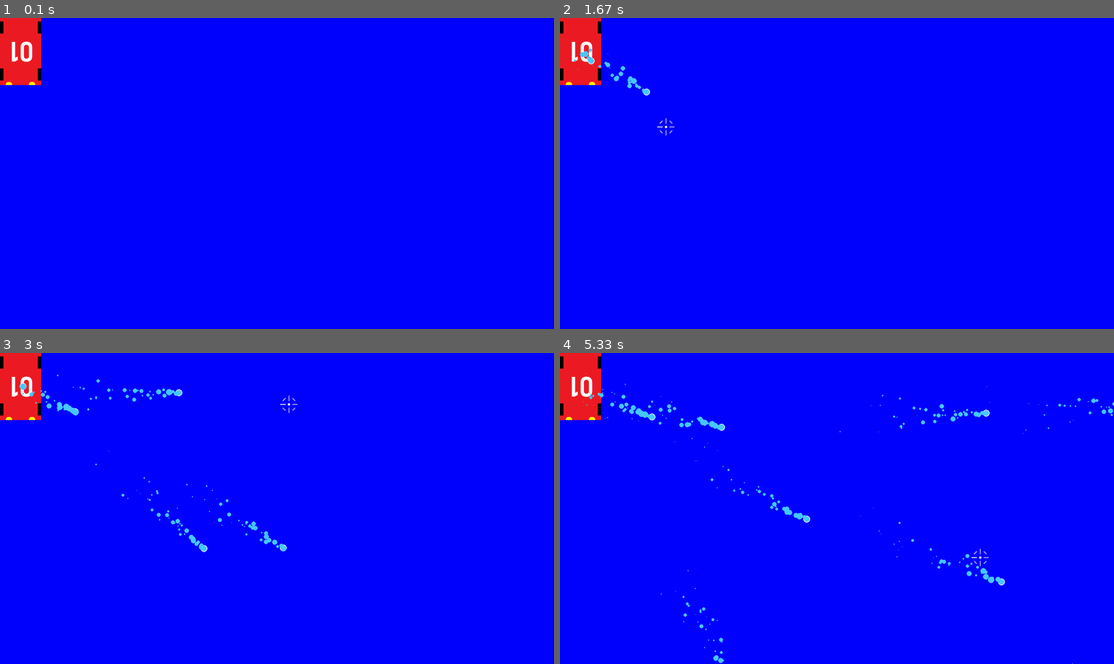
Above: before the commit, frames 1-4 (two rows, left to right).
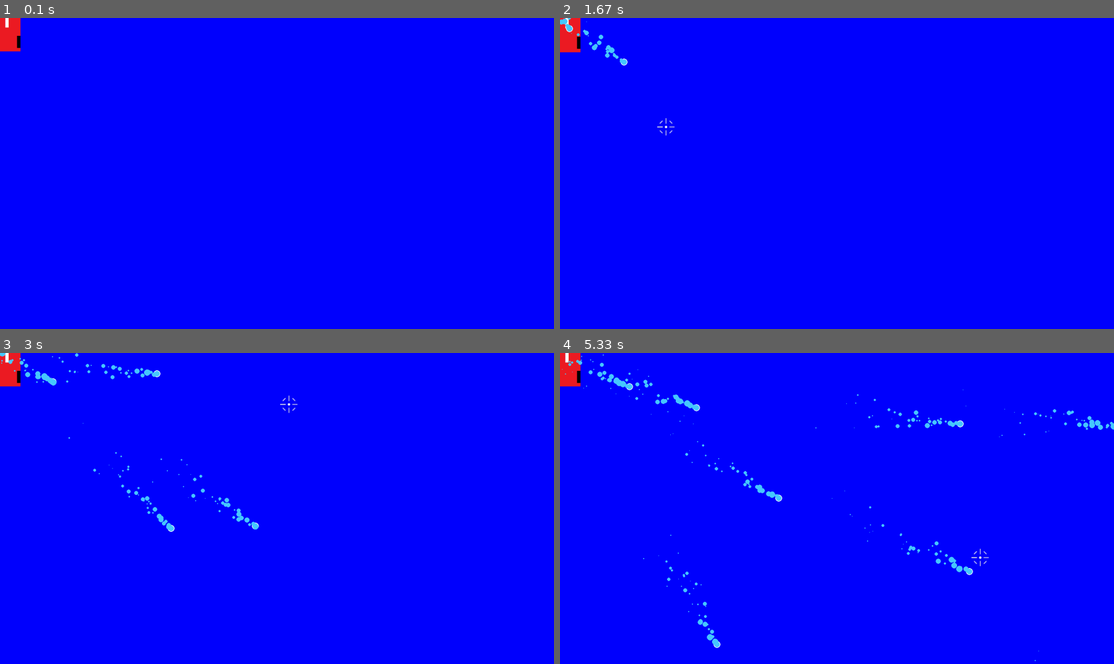
Above: after the commit, the same moments.

Repository: SilverSteelSam/PygameProject
Game: pygame game, started from main.py
The game is run twice, just before and just after one commit, with the same random seed, the same clock (stepped at 60 frames per second) and the same inputs.
Inputs (mouse positions are in pixels of both pictures, inside the frame that each line leads up to):
- Up to frame 1 (0.1 s): no input
- Up to frame 2 (1.67 s): hold Right 0.33-0.8 s; move the mouse to (814, 189) at 0.37 s; hold Up 0.83-1.13 s; move the mouse to (1014, 164) at 0.87 s; click (892, 241) at 1.22 s; hold Right from 1.5 s (still down); click (665, 126) at 1.58 s
- Up to frame 3 (3 s): release Right at 1.97 s; hold Left 2-2.53 s; click (360, 399) at 2.08 s; hold Down 2.57-2.87 s; click (343, 536) at 2.65 s; hold Left from 2.9 s (still down); click (288, 402) at 2.98 s
- Up to frame 4 (5.33 s): release Left at 3.3 s; hold Up 3.33-3.7 s; click (637, 499) at 3.42 s; hold Right 3.73-4.37 s; click (842, 542) at 3.82 s; hold Down 4.4-4.77 s; click (820, 455) at 4.48 s; hold Left 4.8-5.27 s; click (981, 558) at 4.88 s; hold Right from 5.3 s (still down)

The runs differ from the first frame. In frame 1, 1.3% of the frame differs, in the area x 0-8%, y 0-22%; in frame 2, 1.6%; in frame 3, 2.5%; in frame 4, 3.6%, in the area x 0-100%, y 0-100%.

Commit message:
fixed car wheeling

Diff:
--- a/main.py
+++ b/main.py
@@ -119,17 +119,31 @@
 class Car(pygame.sprite.Sprite):
     MAX_SPEED = 500 / FPS  # pixels per second
     BASE_IMAGE = pygame.image.load("data/car.png")
-
-    def __init__(self, x, y):
+    BASE_W = BASE_IMAGE.get_rect().width
+    BASE_H = BASE_IMAGE.get_rect().height
+
+
+    def __init__(self, x, y, trace):
         super().__init__()
         self.image = pygame.image.load("data/car.png").convert_alpha()
+
+        self.trace = trace
+
+        self.x = x
+        self.y = y
+
+        self.angle = 0
+
+        self.dif_x = (sin(self.angle / 180 * pi) * Car.BASE_H + cos(
+            self.angle / 180 * pi) * Car.BASE_W) / 2
+        self.dif_y = (cos(self.angle / 180 * pi) * Car.BASE_H + sin(
+            self.angle / 180 * pi) * Car.BASE_W) / 2
 
         self.rect = self.image.get_rect()
         self.rect.x = x
         self.rect.y = y
 
         self.spd = 0
-        self.angle = 180
 
     def draw(self, screen):
         screen.blit(self.image, (self.rect.x, self.rect.y))
@@ -142,12 +156,32 @@
 
     def wheeling(self, direction):
         self.angle += direction * self.spd / 5
+        self.angle %= 360
+
+        if 0 <= self.angle < 90:
+            self.dif_x = (sin(self.angle / 180 * pi) * Car.BASE_H + cos(self.angle / 180 * pi) * Car.BASE_W) / 2
+            self.dif_y = (cos(self.angle / 180 * pi) * Car.BASE_H + sin(self.angle / 180 * pi) * Car.BASE_W) / 2
+
+        if 90 <= self.angle < 180:
+            self.dif_x = (cos(self.angle % 90 / 180 * pi) * Car.BASE_H + sin(self.angle % 90 / 180 * pi) * Car.BASE_W) / 2
+            self.dif_y = (sin(self.angle % 90 / 180 * pi) * Car.BASE_H + cos(self.angle % 90 / 180 * pi) * Car.BASE_W) / 2
+
+        if 180 <= self.angle < 270:
+            self.dif_x = (sin(self.angle % 180 / 180 * pi) * Car.BASE_H + cos(self.angle % 180 / 180 * pi) * Car.BASE_W) / 2
+            self.dif_y = (cos(self.angle % 180 / 180 * pi) * Car.BASE_H + sin(self.angle % 180 / 180 * pi) * Car.BASE_W) / 2
+
+        if 270 <= self.angle < 360:
+            self.dif_x = (cos(self.angle % 270 / 180 * pi) * Car.BASE_H + sin(self.angle % 270 / 180 * pi) * Car.BASE_W) / 2
+            self.dif_y = (sin(self.angle % 270 / 180 * pi) * Car.BASE_H + cos(self.angle % 270 / 180 * pi) * Car.BASE_W) / 2
 
     def update(self):
         self.image = pygame.transform.rotate(Car.BASE_IMAGE, self.angle)
 
-        self.rect.y += self.spd * cos(self.angle * pi / 180)
-        self.rect.x += self.spd * sin(self.angle * pi / 180)
+        self.y += self.spd * cos(self.angle * pi / 180)
+        self.x += self.spd * sin(self.angle * pi / 180)
+
+        self.rect.x = self.x - self.dif_x
+        self.rect.y = self.y - self.dif_y
 
 
 class Key(pygame.sprite.Sprite):
@@ -688,10 +722,12 @@
             running = False
 
 
-def race(screen, car):
+def race(screen, pos, trace):
     pygame.init()
 
     display = pygame.Surface((1920, 1080))
+
+    car = Car(*pos, trace)
 
     back = True
     running = True
@@ -765,5 +801,6 @@
 
 
 # main_menu()
+trace = Maze()
 race(pygame.display.set_mode(RESOLUTION),
-     Car(0, 0))
+     (0, 0), trace)
